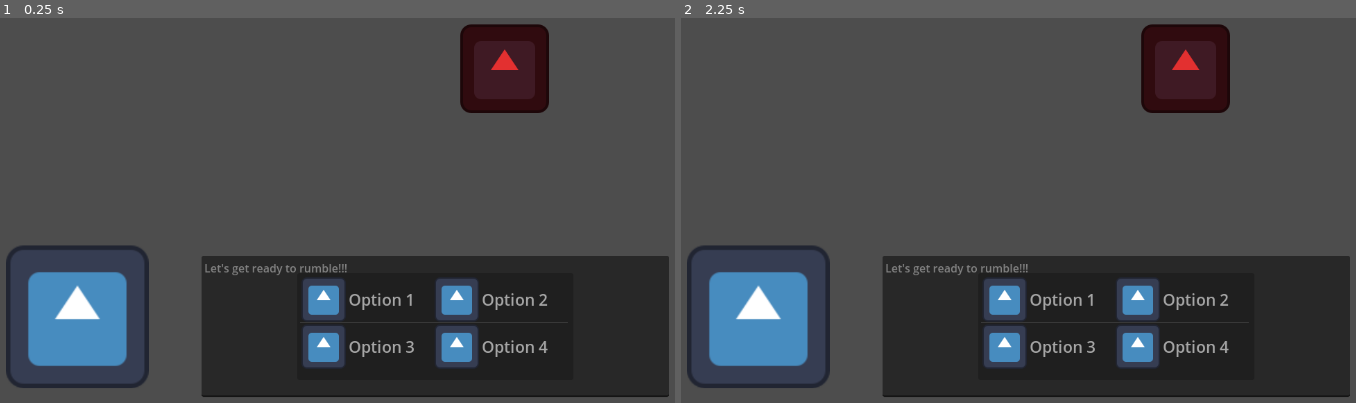
Above: before the commit, frames 1-2 (left to right).
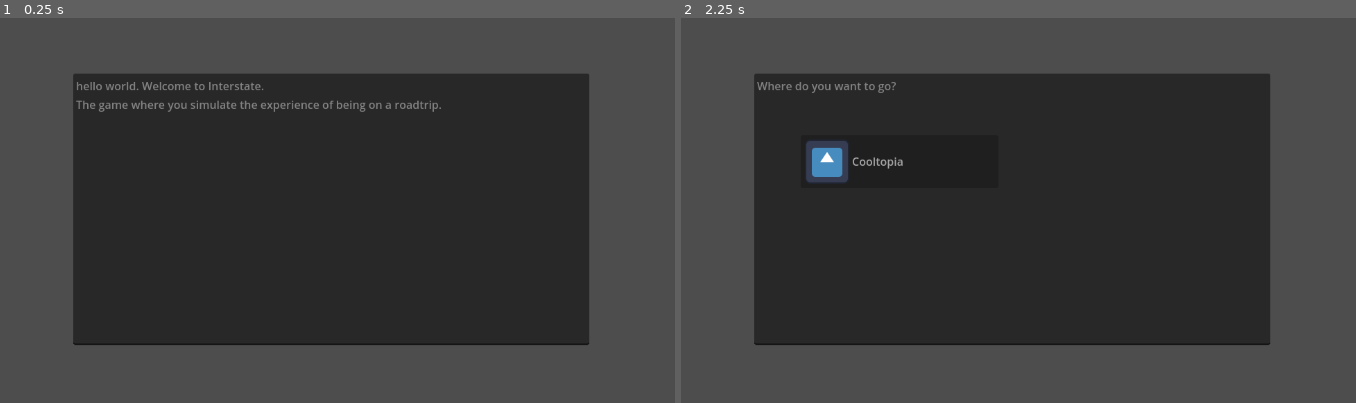
Above: after the commit, the same moments.

Repository: NoelKTheBest/inter-state
Game: Godot game, scene res://main_game.tscn
The game is run twice, just before and just after one commit, with the same random seed, the same clock (stepped at 60 frames per second) and the same inputs. Before the commit the project starts from res://battlephase.tscn. The engine's default icon, where the game draws it, is replaced by a stand-in: a white triangle on a blue panel in a dark square.
Inputs:
- Up to frame 1 (0.25 s): no input
- Up to frame 2 (2.25 s): tap Enter (ui_accept) at 0.5, 0.77, 1.25, 1.52, 2 s; hold Up (ui_up) 0.53-1.28 s; hold Down (ui_down) 1.28-2.03 s; hold Up (ui_up) from 2.03 s (still down)

The runs differ from the first frame. In frame 1, 58% of the frame differs, in the area x 0-100%, y 1-99%; in frame 2, 58%.

Commit message:
Setup game start sequence
Setup a basic game startup sequence to get things going and thought of some cool ideas to implement tomorrow for when i need a sequence of text boxes or quick on screen menus

Diff:
--- a/interstate/battlephase.tscn
+++ b/interstate/battlephase.tscn
@@ -14,6 +14,7 @@
 editable = false
 
 [node name="ItemList" type="ItemList" parent="TextEdit"]
+layout_mode = 0
 offset_right = 398.0
 offset_bottom = 154.0
 mouse_default_cursor_shape = 2
--- /dev/null
+++ b/interstate/character.tscn
@@ -0,0 +1,9 @@
+[gd_scene load_steps=3 format=3 uid="uid://crvkmekqh8po"]
+
+[ext_resource type="Script" path="res://playable_char.gd" id="1_x58kd"]
+
+[sub_resource type="SpriteFrames" id="SpriteFrames_ifwqq"]
+
+[node name="AnimatedSprite2D" type="AnimatedSprite2D"]
+sprite_frames = SubResource("SpriteFrames_ifwqq")
+script = ExtResource("1_x58kd")
--- /dev/null
+++ b/interstate/game.gd
@@ -0,0 +1,124 @@
+extends Node
+
+var total_money
+var total_sleep
+var total_motivation
+var gasoline
+
+var no_money: bool = false
+var is_everyone_tired: bool = false
+var no_motivation: bool = false
+var on_E: bool = false
+
+var game_over_scenarios = ['BROKE', 'TIRED', 'BORED', 'E', 'CRASH']
+
+var screen: Node
+var timer: Node
+var quickselect: Node
+var progress_mode
+
+var character_scene: PackedScene = preload("res://character.tscn")
+var char1
+var char2
+
+var char_toggle = 0
+
+# Called when the node enters the scene tree for the first time.
+func _ready() -> void:
+	char1 = character_scene.instantiate()
+	char2 = character_scene.instantiate()
+	create_char(char1, "Sheen", 100, 10, 87)
+	create_char(char2, "Shareen", 100, 14, 66)
+
+	total_money = char1.money + char2.money
+	total_sleep = char1.sleep + char2.sleep
+	total_motivation = char1.motivation + char2.motivation
+
+	screen = $GameScreen
+	timer = $GameScreen/Timer
+	quickselect = $GameScreen/QuickSelect
+	screen.text = "hello world. Welcome to Interstate.\nThe game where you simulate the experience of being on a roadtrip."
+
+	progress_mode = "destination"
+
+
+# Called every frame. 'delta' is the elapsed time since the previous frame.
+func _process(delta: float) -> void:
+	progress(progress_mode)
+
+	var name1 = char1.character_name
+	var name2 = char2.character_name
+
+	if Input.is_action_pressed("ui_up"):
+		char_toggle -= 1
+		if char_toggle > 0: char_toggle = 0
+
+	if Input.is_action_pressed("ui_down"):
+		char_toggle += 1
+		if char_toggle < 1: char_toggle = 1
+
+	if char_toggle == 0:
+		name1 = char1.character_name + ' <'
+	elif char_toggle == 1:
+			name2 = char2.character_name + ' <'
+
+	match progress_mode:
+		"menu":
+			quickselect.visible = true
+			quickselect.text = name1 + '\n' + name2
+
+	if no_money:
+		game_over(game_over_scenarios[0])
+
+	if is_everyone_tired:
+		#game_over(game_over_scenarios[1])
+		pass
+		# roll for game over scenario 'CRASH'
+		# if CRASH then game over, else characters forcefully sleep
+
+	if no_motivation:
+		game_over(game_over_scenarios[2])
+
+	if on_E:
+		game_over(game_over_scenarios[3])
+
+
+
+func progress(action):
+	match action:
+		"destination":
+			if timer.is_stopped(): timer.start(2)
+		"rss":
+			var a = "We need money, gas, and motivation.\n"
+			var b = "We have %d dollars, %d sleep and %d motivation.\n"
+			var c = "We need %d gallons for gas to get to the next stop."
+			var actual_string = (a + b + c) % [total_money, total_sleep, total_motivation, 5]
+			screen.text = actual_string
+			if timer.is_stopped(): timer.start(1.5)
+
+
+func create_char(character, char_name, money, sleep, motivation):
+	character.character_name = char_name
+	character.money = money # /1000
+	character.sleep = sleep # /16
+	character.motivation = motivation # /100
+
+
+func game_over(scenario: String):
+	print(scenario)
+
+
+func _on_timer_timeout() -> void:
+	match progress_mode:
+		"destination":
+			screen.text = "Where do you want to go?"
+			$GameScreen/DestinationList.visible = true
+			progress_mode = 1
+		"rss":
+			screen.text = screen.text + "\nWhat will each character do?"
+			progress_mode = "menu"
+
+
+func _on_destination_list_item_activated(index: int) -> void:
+	progress_mode = "rss"
+	$GameScreen/DestinationList.visible = false
--- /dev/null
+++ b/interstate/main_game.tscn
@@ -0,0 +1,55 @@
+[gd_scene load_steps=3 format=3 uid="uid://c72633rkn032q"]
+
+[ext_resource type="Script" path="res://game.gd" id="1_3wqfo"]
+[ext_resource type="Texture2D" uid="uid://bbx4dceod1uik" path="res://icon.svg" id="2_ks3o1"]
+
+[node name="Node" type="Node"]
+script = ExtResource("1_3wqfo")
+
+[node name="GameScreen" type="TextEdit" parent="."]
+offset_left = 208.0
+offset_top = 125.0
+offset_right = 952.0
+offset_bottom = 517.0
+editable = false
+
+[node name="DestinationList" type="ItemList" parent="GameScreen"]
+visible = false
+layout_mode = 0
+offset_left = 67.0
+offset_top = 89.0
+offset_right = 352.0
+offset_bottom = 165.0
+item_count = 1
+icon_scale = 0.5
+item_0/text = "Cooltopia"
+item_0/icon = ExtResource("2_ks3o1")
+
+[node name="Timer" type="Timer" parent="GameScreen"]
+one_shot = true
+
+[node name="ItemList" type="ItemList" parent="GameScreen"]
+visible = false
+layout_mode = 0
+offset_left = 53.0
+offset_top = 86.0
+offset_right = 298.0
+offset_bottom = 205.0
+item_count = 2
+icon_scale = 0.4
+item_0/text = "Sheen"
+item_0/icon = ExtResource("2_ks3o1")
+item_1/text = "Henray"
+item_1/icon = ExtResource("2_ks3o1")
+
+[node name="QuickSelect" type="TextEdit" parent="GameScreen"]
+visible = false
+layout_mode = 0
+offset_left = 5.0
+offset_top = 185.0
+offset_right = 325.0
+offset_bottom = 249.0
+editable = false
+
+[connection signal="item_activated" from="GameScreen/DestinationList" to="." method="_on_destination_list_item_activated"]
+[connection signal="timeout" from="GameScreen/Timer" to="." method="_on_timer_timeout"]
--- /dev/null
+++ b/interstate/nonplayable_char.gd
@@ -0,0 +1,29 @@
+extends AnimatedSprite2D
+
+const empathy: int = 1
+const sympathy: int = 1
+const pity: int = 1
+
+var convinced: int = 0
+
+#this is the script for the NPCs
+#sorry i was eating
+
+#im going to make a function that alters the 'convinced' state of every npc
+#NPCs are going to be one source of getting more money
+# NPCs are also going to be a source of motivation
+# i would even like to allow the player to 'get a job' idk i think it's funny
+
+
+#my cereal tastes like cardboard :(
+
+
+
+# Called when the node enters the scene tree for the first time.
+func _ready() -> void:
+	pass # Replace with function body.
+
+
+# Called every frame. 'delta' is the elapsed time since the previous frame.
+func _process(delta: float) -> void:
+	pass
--- /dev/null
+++ b/interstate/npc.tscn
@@ -0,0 +1,9 @@
+[gd_scene load_steps=3 format=3 uid="uid://dphj4dshxfsxk"]
+
+[ext_resource type="Script" path="res://nonplayable_char.gd" id="1_0cuhx"]
+
+[sub_resource type="SpriteFrames" id="SpriteFrames_qknoe"]
+
+[node name="AnimatedSprite2D" type="AnimatedSprite2D"]
+sprite_frames = SubResource("SpriteFrames_qknoe")
+script = ExtResource("1_0cuhx")
--- /dev/null
+++ b/interstate/playable_char.gd
@@ -0,0 +1,32 @@
+extends AnimatedSprite2D
+
+@export var money: int = 1
+@export var sleep: int = 1
+@export var motivation: int = 1
+@export var character_name: String = ""
+
+signal out_of_money
+signal too_tired
+signal bored_af
+
+var test = "ABC"
+
+func _ready() -> void:
+	pass
+
+
+# this function will continuously monitor the state of the character
+# one certain conditions are met, i will emit signals to the main game script
+# 	to do certain things
+func _process(delta: float) -> void:
+	if money <= 0:
+		print("I'm outta money")
+		out_of_money.emit()
+
+	if sleep <= 0:
+		print("zzzzzzzz")
+		too_tired.emit()
+
+	if motivation <= 0:
+		print("I'm going home")
+		bored_af.emit()
--- a/interstate/project.godot
+++ b/interstate/project.godot
@@ -11,7 +11,7 @@
 [application]
 
 config/name="interstate"
-run/main_scene="res://battlephase.tscn"
+run/main_scene="res://main_game.tscn"
 config/features=PackedStringArray("4.3", "GL Compatibility")
 config/icon="res://icon.svg"
 
